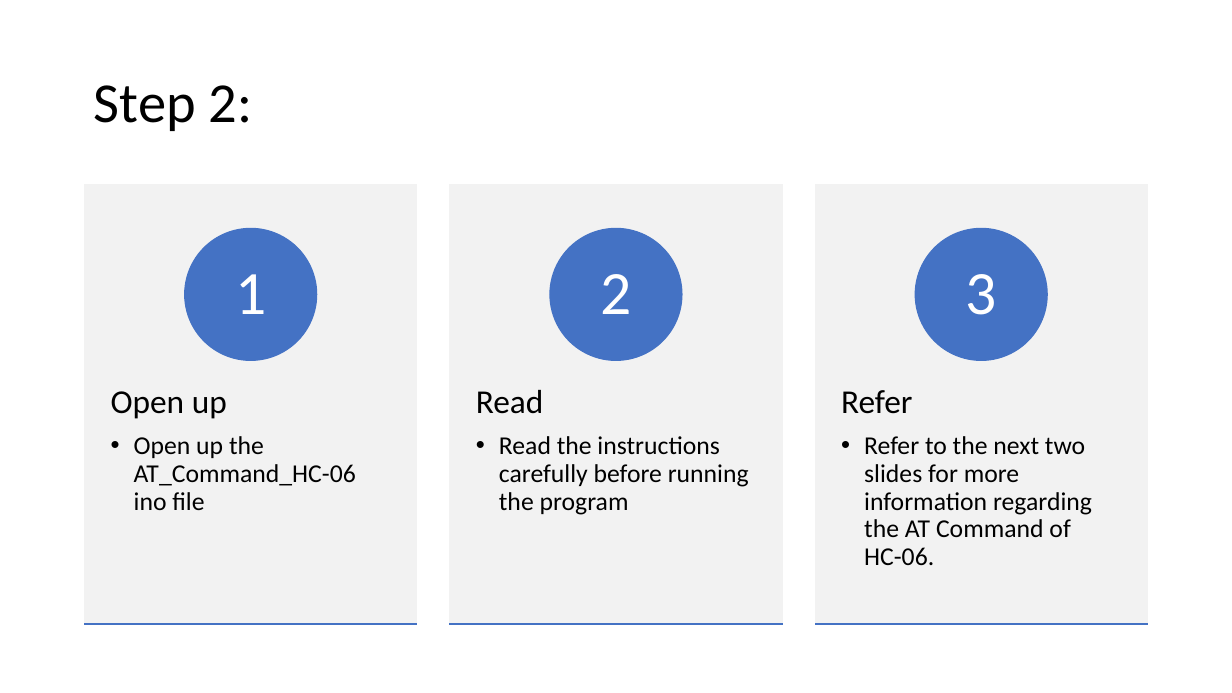
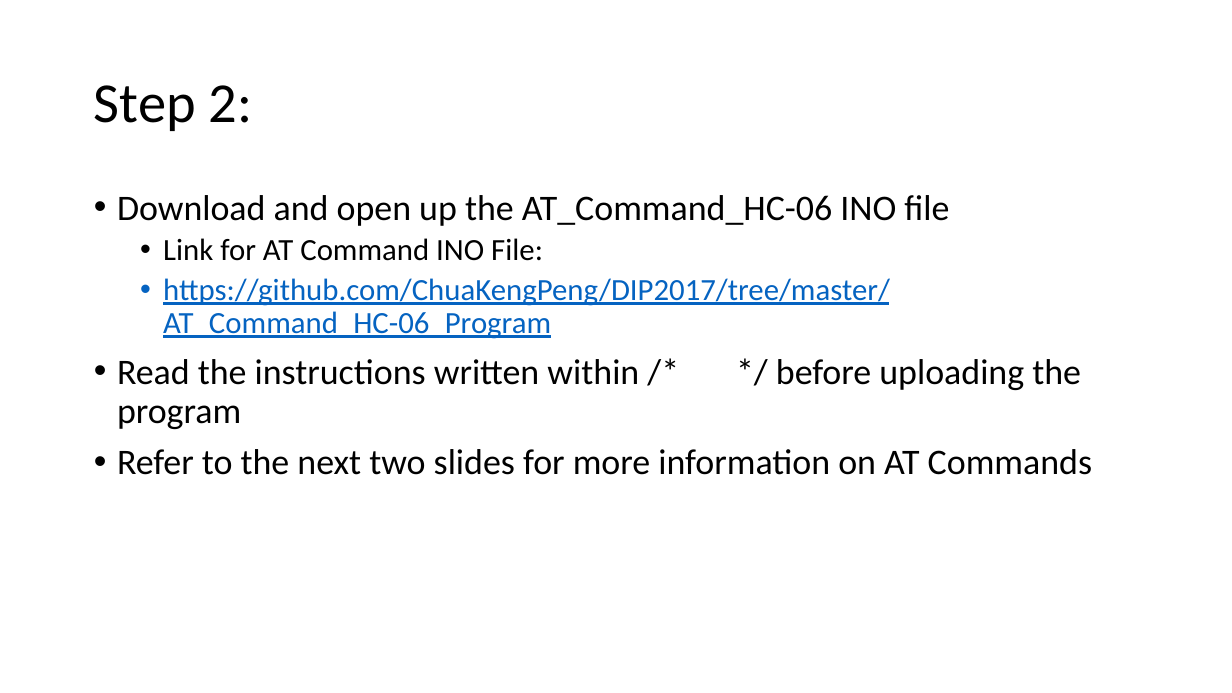
Before and after one commit to ChuaKengPeng/DIP2017, a slide deck: slide 3 of DIP_Phase_1_Lab_Manuals/AT Commands of HC-06.pptx. Drawn at 1232x693 pixels with LibreOffice and Linux fonts; fonts in the diff are those of the drawing. Boxes give left, top, right and bottom in pixels: in the first picture for what was removed or moved away, otherwise in the second. Text is boxed around its words. In the diff, an @@ line names an element or a change of style, - is before the commit and + after.

```diff
--- a/DIP_Phase_1_Lab_Manuals/AT Commands of HC-06.pptx
+++ b/DIP_Phase_1_Lab_Manuals/AT Commands of HC-06.pptx
@@ text added at (x1=117, y1=195, x2=1092, y2=475), 28 pt, text #000000 @@
+• Download and open up the AT_Command_HC-06 INO file
+  • Link for AT Command INO File:
+  • https://github.com/ChuaKengPeng/DIP2017/tree/master/AT_Command_HC-06_Program
+• Read the instructions written within /* */ before uploading the program
+• Refer to the next two slides for more information on AT Commands
@@ group removed at (x1=85, y1=185, x2=1147, y2=625): 6 rectangles, 6 texts, 3 ellipses @@
-Open up
-  • Open up the AT_Command_HC-06 ino file
-1
-Read
-  • Read the instructions carefully before running the program
-2
-Refer
-  • Refer to the next two slides for more information regarding the AT Command of HC-06.
-3
```
Also in this commit, not shown: 2 other slides changed, 1 other file.
